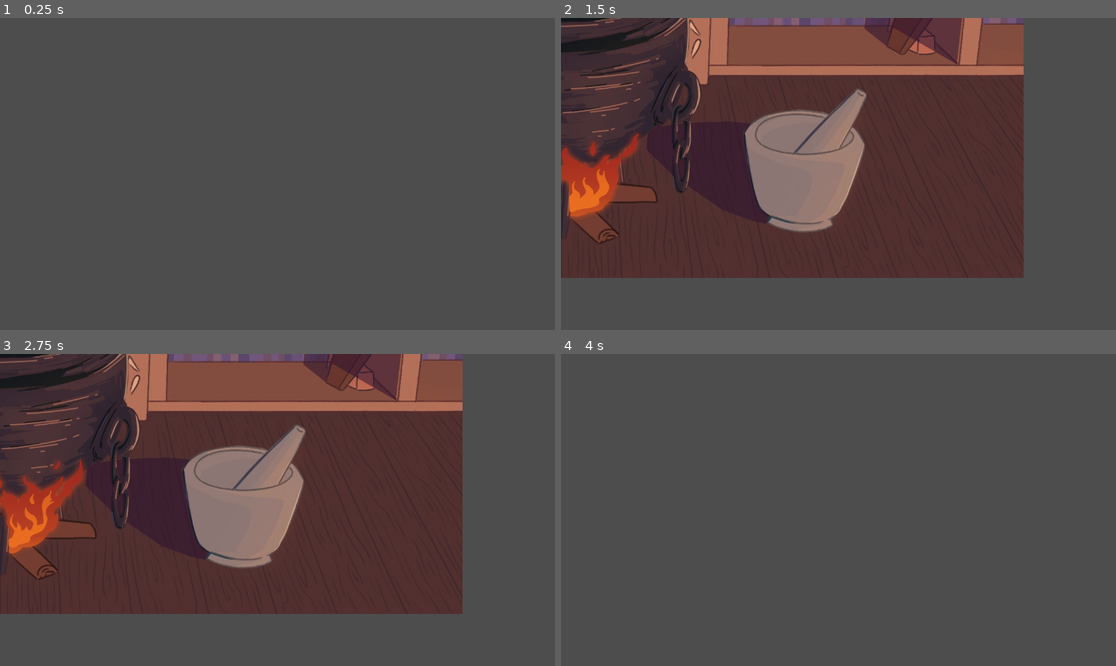
Above: before the commit, frames 1-4 (two rows, left to right).
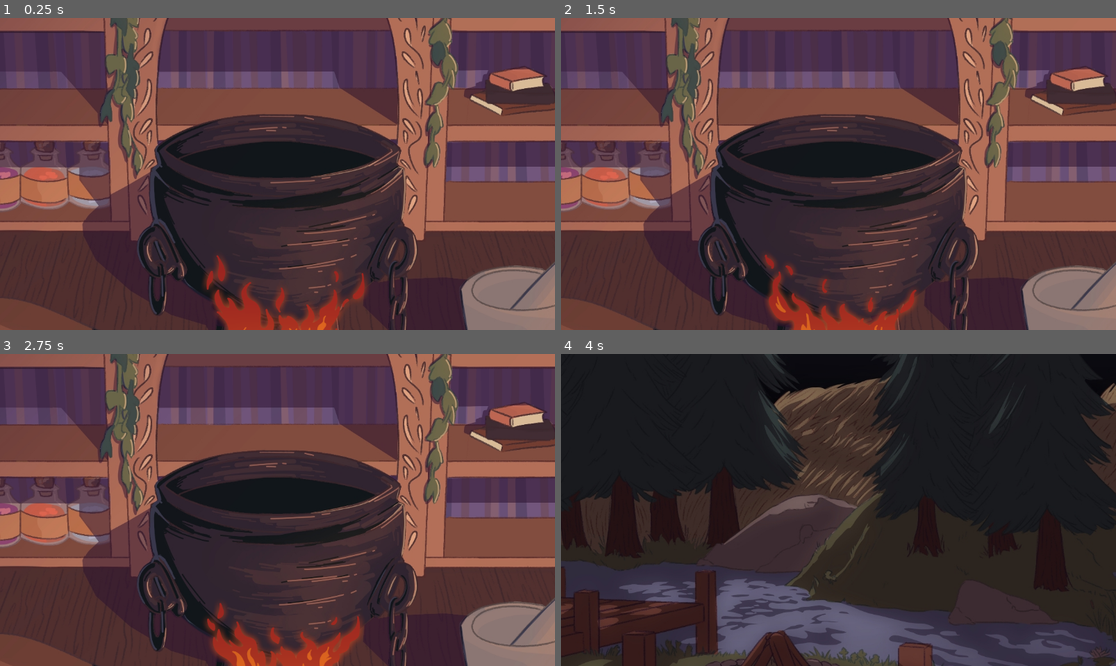
Above: after the commit, the same moments.

Repository: ZwergB/Sand_Witch
Game: Godot game, scene res://global.tscn
The game is run twice, just before and just after one commit, with the same random seed, the same clock (stepped at 60 frames per second) and the same inputs.
Inputs (mouse positions are in pixels of both pictures, inside the frame that each line leads up to):
- Up to frame 1 (0.25 s): no input
- Up to frame 2 (1.5 s): tap Enter (ui_accept) at 0.5, 0.77 s; move the mouse to (960, 158) at 0.52 s; move the mouse to (727, 189) at 1.27 s
- Up to frame 3 (2.75 s): tap Enter (ui_accept) at 1.52, 2 s; move the mouse to (333, 441) at 2.02 s
- Up to frame 4 (4 s): move the mouse to (810, 572) at 2.77 s; tap Enter (ui_accept) at 3.02, 3.5, 3.77 s; move the mouse to (1005, 556) at 3.52 s

The runs differ from the first frame. In frame 1, 95% of the frame differs, in the area x 0-100%, y 0-100%; in frame 2, 81%; in frame 3, 81%; in frame 4, 96%.
Error before the commit: Attempt to call function 'instantiate' in base 'null instance' on a null instance. (res://global.gd:22)

Commit message:
removed by accident then readded (hope I didnt lose anything)

Diff:
--- a/global.tscn
+++ b/global.tscn
@@ -1,14 +1,11 @@
-[gd_scene load_steps=4 format=3 uid="uid://cixomavwldddw"]
+[gd_scene load_steps=3 format=3 uid="uid://cixomavwldddw"]
 
 [ext_resource type="Script" path="res://global.gd" id="1_8y5fg"]
-[ext_resource type="PackedScene" uid="uid://bxm53uj0wdlb2" path="res://outside.tscn" id="2_iouhe"]
 [ext_resource type="PackedScene" uid="uid://7smtn1clgk3f" path="res://inside.tscn" id="2_vp58w"]
 
 [node name="global" type="Node2D"]
 script = ExtResource("1_8y5fg")
 
-[node name="outside" parent="." instance=ExtResource("2_iouhe")]
-
 [node name="inside" parent="." instance=ExtResource("2_vp58w")]
 
 [node name="Camera2D" type="Camera2D" parent="."]
--- a/outside.tscn
+++ b/outside.tscn
@@ -1,12 +1,11 @@
-[gd_scene load_steps=8 format=3 uid="uid://bxm53uj0wdlb2"]
+[gd_scene load_steps=9 format=3 uid="uid://bxm53uj0wdlb2"]
 
 [ext_resource type="Script" path="res://outside.gd" id="1_d521s"]
 [ext_resource type="Texture2D" uid="uid://degg1464r7kbo" path="res://assets/Outside.jpg" id="2_h0x7c"]
 [ext_resource type="Script" path="res://Clickable.gd" id="3_75vul"]
 [ext_resource type="Texture2D" uid="uid://b1piqo3bewcfy" path="res://assets/frame0000.png" id="4_70w0n"]
 [ext_resource type="Texture2D" uid="uid://cha2u703kq6jv" path="res://assets/frame0001.png" id="5_qivg2"]
-[gd_scene load_steps=5 format=3 uid="uid://bxm53uj0wdlb2"]
-[ext_resource type="AudioStream" uid="uid://ckx1vv3j26wse" path="res://assets/sounds/outside_Ambient.wav" id="3_fico2"]
+[ext_resource type="AudioStream" uid="uid://bnb4f8m0gxutk" path="res://assets/sounds/outside_Ambient.wav" id="6_5dber"]
 
 [sub_resource type="CapsuleShape2D" id="CapsuleShape2D_3u2r1"]
 radius = 22.0
@@ -41,10 +40,6 @@
 [node name="Timer2" type="Timer" parent="."]
 autostart = true
 
-[node name="background_ambient" type="AudioStreamPlayer" parent="."]
-stream = ExtResource("3_fico2")
-autoplay = true
-
 [node name="Fledermaus" type="AnimatableBody2D" parent="."]
 script = ExtResource("3_75vul")
 
@@ -57,5 +52,9 @@
 sprite_frames = SubResource("SpriteFrames_pr43b")
 frame_progress = 0.790868
 
+[node name="AudioStreamPlayer" type="AudioStreamPlayer" parent="."]
+stream = ExtResource("6_5dber")
+autoplay = true
+
 [connection signal="timeout" from="Timer1" to="." method="_on_timer_1_timeout"]
 [connection signal="timeout" from="Timer2" to="." method="_on_timer_2_timeout"]
